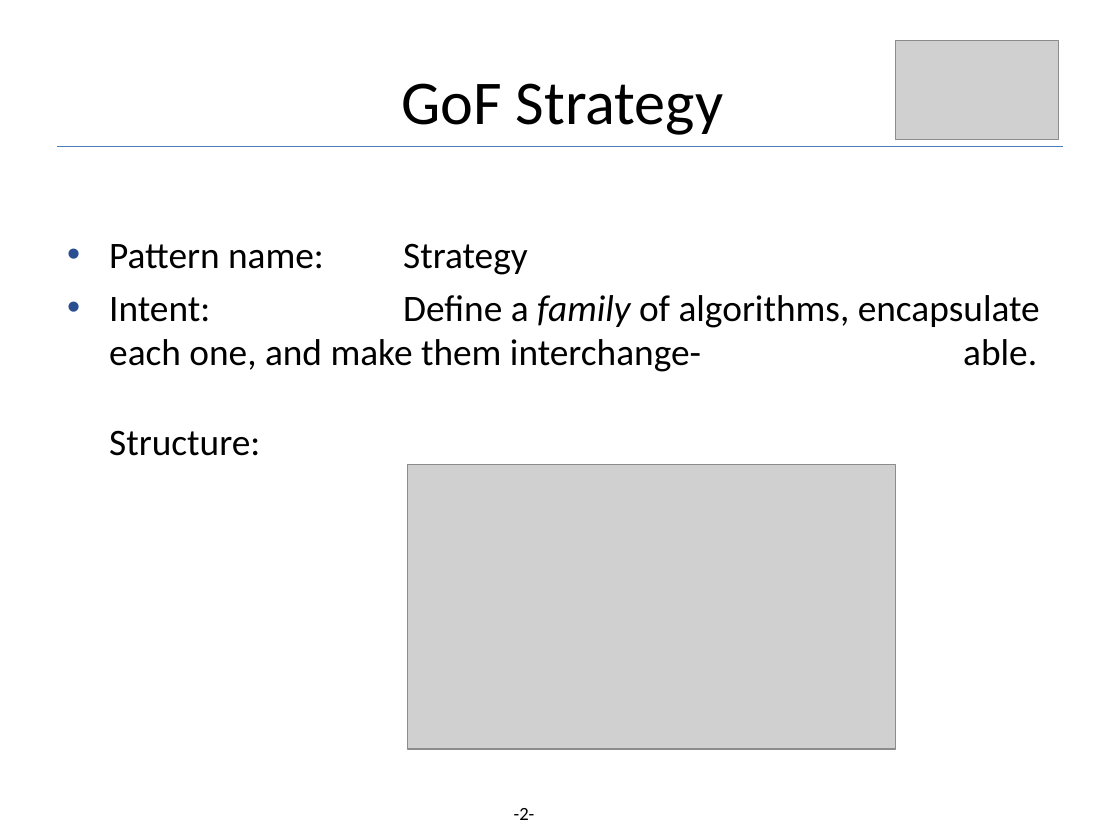
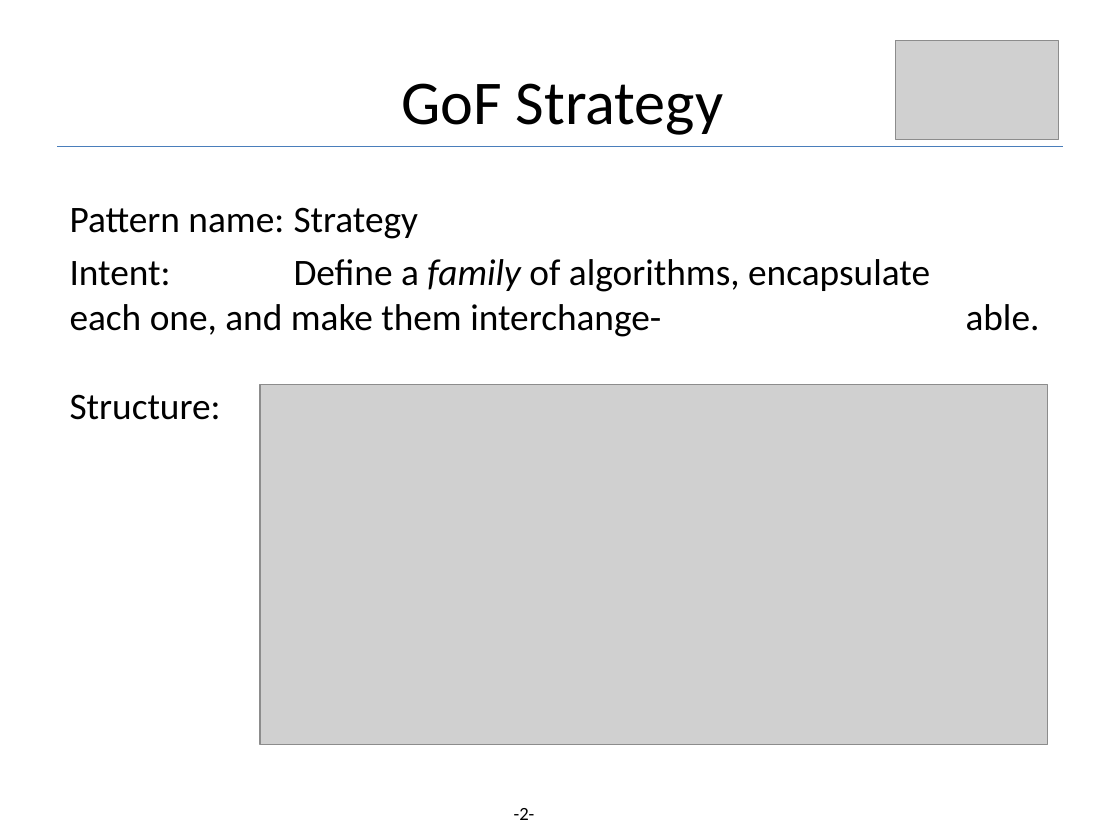
Before and after one commit to codesmurf/st3its3_teaching, a slide deck: slide 2 of 02 Strategy/Patterns - Strategy.pptx. Drawn at 1120x840 pixels with LibreOffice and Linux fonts; fonts in the diff are those of the drawing; grey boxes stand for pictures; background and template pictures are left out. Boxes give left, top, right and bottom in pixels: in the first picture for what was removed or moved away, otherwise in the second. Text is boxed around its words. In the diff, an @@ line names an element or a change of style, - is before the commit and + after.

Commit message:
updated slides with a SetStrategy method

```diff
--- a/02 Strategy/Patterns - Strategy.pptx
+++ b/02 Strategy/Patterns - Strategy.pptx
@@ text "Pattern name: Strategy": place and size @@
-text "Pattern name: Strategy" at [109, 243, 1040, 456]
+text "Pattern name: Strategy" at [70, 207, 1040, 420]
@@ text "Pattern name: Strategy" at [70, 207, 1040, 420]: bullet • to none @@
@@ picture added at [260, 385, 1047, 746] @@
@@ picture removed at [408, 464, 895, 748] @@
```
Also in this commit, not shown: 2 other slides changed, 1 other file.
